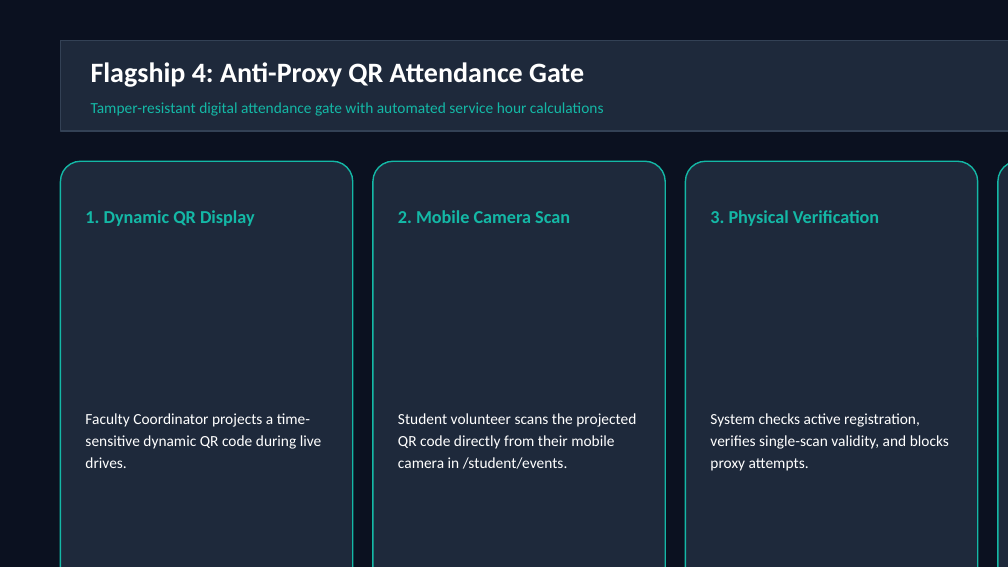
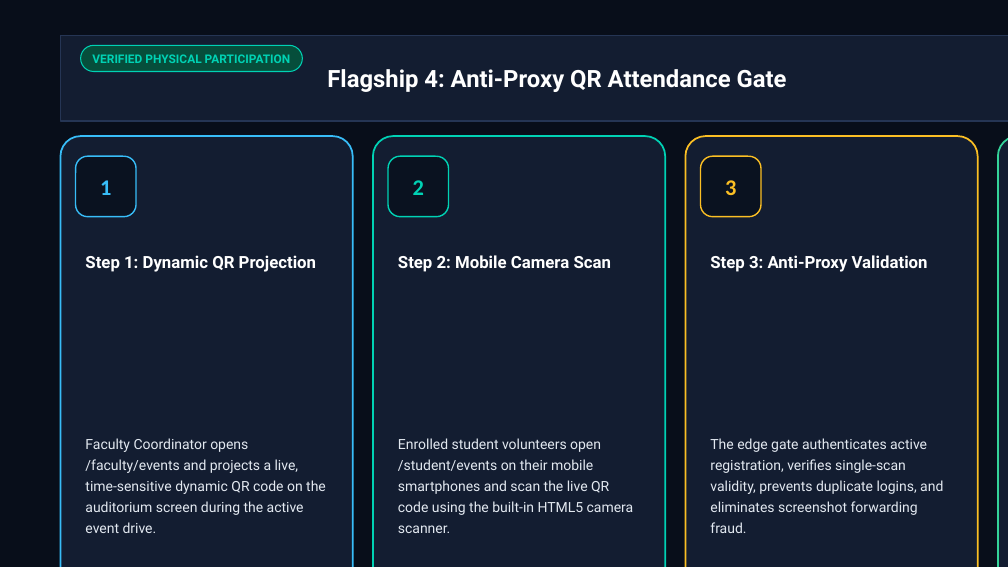
Before and after one commit to Bhuvan2402-bhuvan/erp1, a slide deck: slide 8 of VVITU_NSS_ERP_Presentation.pptx. Drawn at 1008x567 pixels with LibreOffice and Linux fonts; fonts in the diff are those of the drawing. Boxes give left, top, right and bottom in pixels: in the first picture for what was removed or moved away, otherwise in the second. Text is boxed around its words. In the diff, an @@ line names an element or a change of style, - is before the commit and + after.

```diff
--- a/VVITU_NSS_ERP_Presentation.pptx
+++ b/VVITU_NSS_ERP_Presentation.pptx
@@ background #0B1120 to #080E1A @@
@@ rectangle: place and size @@
-rectangle at [60, 40, 1008, 131]
+rectangle at [60, 35, 1008, 121]
@@ rectangle at [60, 35, 1008, 121]: fill #1E293B to #131D31; outline #334155 1 pt to #253554 1 pt @@
@@ rounded rectangle added at [81, 45, 302, 72], fill #064E3B, outline #00D2B4 0.75 pt @@
@@ text added at [92, 54, 291, 63], 8.5 pt, text #00D2B4, bold @@
+VERIFIED PHYSICAL PARTICIPATION
@@ text "Flagship 4: Anti-Proxy QR Attendance ...": place and size @@
-text "Flagship 4: Anti-Proxy QR Attendance ..." at [91, 62, 584, 87]
+text "Flagship 4: Anti-Proxy QR Attendance ..." at [327, 69, 787, 92]
@@ text "Flagship 4: Anti-Proxy QR Attendance ..." at [327, 69, 787, 92]: size 20 to 17 pt, font Calibri to Roboto @@
@@ text removed at [91, 102, 604, 116] @@
-Tamper-resistant digital attendance gate with automated service hour calculations
@@ rounded rectangle: place and size @@
-rounded rectangle at [60, 161, 353, 567]
+rounded rectangle at [60, 136, 353, 567]
@@ rounded rectangle at [60, 136, 353, 567]: fill #1E293B to #131D31; outline #14B8A6 1 pt to #38BDF8 1.25 pt @@
@@ rounded rectangle: place and size @@
-rounded rectangle at [373, 161, 665, 567]
+rounded rectangle at [373, 136, 665, 567]
@@ rounded rectangle at [373, 136, 665, 567]: fill #1E293B to #131D31; outline #14B8A6 1 pt to #00D2B4 1.25 pt @@
@@ rounded rectangle: place and size @@
-rounded rectangle at [685, 161, 978, 567]
+rounded rectangle at [685, 136, 978, 567]
@@ rounded rectangle at [685, 136, 978, 567]: fill #1E293B to #131D31; outline #14B8A6 1 pt to #FBBF24 1.25 pt @@
@@ rounded rectangle: place and size @@
-rounded rectangle at [998, 161, 1008, 567]
+rounded rectangle at [998, 136, 1008, 567]
@@ rounded rectangle at [998, 136, 1008, 567]: fill #1E293B to #131D31; outline #14B8A6 1 pt to #34D399 1.25 pt @@
@@ rounded rectangle added at [76, 156, 136, 217], fill #0A1220, outline #38BDF8 1 pt @@
@@ rounded rectangle added at [388, 156, 449, 217], fill #0A1220, outline #00D2B4 1 pt @@
@@ rounded rectangle added at [701, 156, 761, 217], fill #0A1220, outline #FBBF24 1 pt @@
@@ text added at [100, 180, 111, 195], 16 pt, text #38BDF8, bold @@
+1
@@ text added at [413, 180, 424, 195], 16 pt, text #00D2B4, bold @@
+2
@@ text added at [725, 180, 736, 195], 16 pt, text #FBBF24, bold @@
+3
@@ text removed at [710, 210, 879, 226] @@
-3. Physical Verification
@@ text at [85, 255, 316, 272]: text changed; size 13 to 12 pt; font Calibri to Roboto; text colour #14B8A6 to #FFFFFF @@
-1. Dynamic QR Display
+Step 1: Dynamic QR Projection
@@ text at [398, 255, 611, 272]: text changed; size 13 to 12 pt; font Calibri to Roboto; text colour #14B8A6 to #FFFFFF @@
-2. Mobile Camera Scan
+Step 2: Mobile Camera Scan
@@ text added at [710, 255, 928, 272], 12 pt, text #FFFFFF, bold @@
+Step 3: Anti-Proxy Validation
@@ text at [85, 438, 326, 533]: text changed; size 11 to 10 pt; font Calibri to Roboto; text colour #FFFFFF to #E2E8F0 @@
-Faculty Coordinator projects a time-sensitive dynamic QR code during live drives.
+Faculty Coordinator opens /faculty/events and projects a live, time-sensitive dynamic QR code on the auditorium screen during the active event drive.
@@ text at [398, 438, 634, 533]: text changed; size 11 to 10 pt; font Calibri to Roboto; text colour #FFFFFF to #E2E8F0 @@
-Student volunteer scans the projected QR code directly from their mobile camera in /student/events.
+Enrolled student volunteers open /student/events on their mobile smartphones and scan the live QR code using the built-in HTML5 camera scanner.
@@ text at [710, 438, 943, 533]: text changed; size 11 to 10 pt; font Calibri to Roboto; text colour #FFFFFF to #E2E8F0 @@
-System checks active registration, verifies single-scan validity, and blocks proxy attempts.
+The edge gate authenticates active registration, verifies single-scan validity, prevents duplicate logins, and eliminates screenshot forwarding fraud.
```
Also in this commit, not shown: 9 other slides changed, 2 slides added, 2 slides removed, 1 other file.
